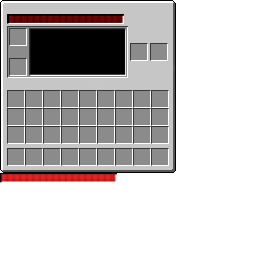
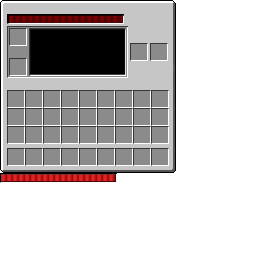
The second 256 × 256 image is a revision of the first. Changes to its layers:
added layer "energy_bar" (1st of 2) (darken) above "energy_bar" over [1, 16, 124, 183]
added layer "energy_bar" (2nd of 2) above "Calque 17 copie" over [0, 23, 124, 183]
added layer "Calque 16 copie" above "Calque 15 copie" over [0, 173, 117, 183]
added layer "Calque 15 copie" (linear burn) above "Calque 5 copie" over [9, 16, 124, 24]
added layer "Calque 5 copie" above "Calque 18 copie" over [9, 16, 124, 24]
added layer "Calque 19 copie" above "Calque 1 copie" over [9, 16, 124, 24]
added layer "Calque 1 copie" above "Calque 17" over [9, 16, 124, 24]
added layer "Calque 19" above "Calque 1" over [9, 16, 124, 24]
